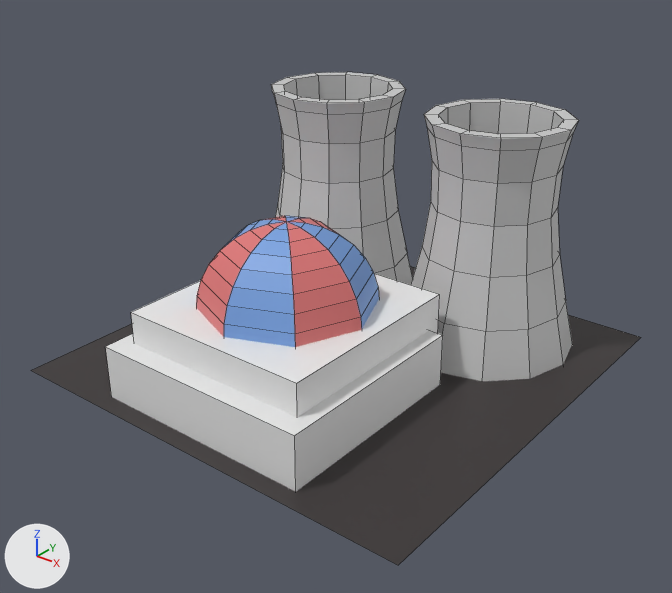
An edit to the Blender file BlendFiles/PowerPlant.blend, drawn before and after from the same camera.
Both versions are drawn from a 50 mm lens placed at (6.93, -8.88, 6.33), pointed at (0.2, -0.47, 1.11). Arrows for +X, +Y and +Z are at lower left; the lights stay in place. Mesh edges are drawn as thin lines.
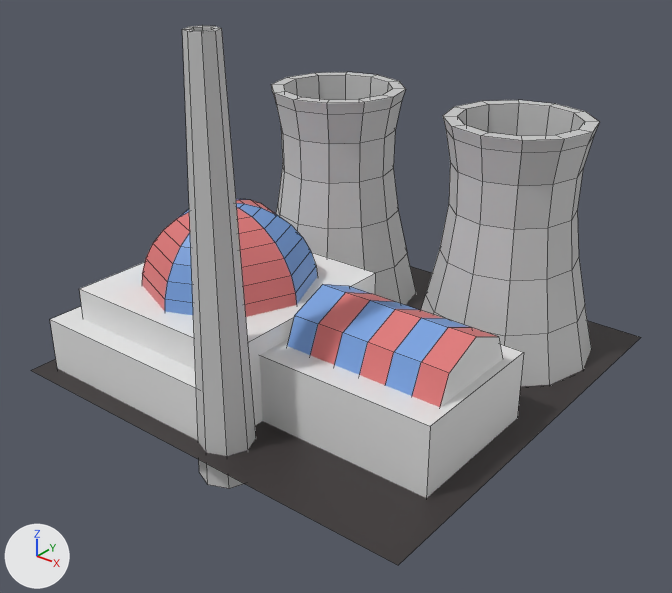
What the commit changed:
Material 'Material' (mat_material) is new.
Its base color is (0.8, 0.8, 0.8) (white #e7e7e7).
Its roughness is 0.4.
Mesh me_cube_003 is new.
It has 64 vertices, 56 faces and spans x -1.0..1.53, y -1.0..1.0, z -2.17..1.0.
Faces by material slot: [32, 12, 12].
It uses material mat_material (white #e7e7e7).
It uses material mat_material_001 (pink #e07878).
It uses material mat_material_002 (blue #78a2e0).
Mesh me_cylinder_003 is new.
It has 32 vertices, 26 faces and spans x -1.0..1.0, y -1.0..1.0, z -1.0..10.86.
It uses material mat_material_005 (light grey #cdcdcd).
Object 'Cube' (ob_cube) moves from (-0.08, -0.89, -0.08) to (-1.1, -0.88, -0.07).
Object 'Cylinder' (ob_cylinder) moves from (1.24, 1.6, 1.79) to (1.5, 1.63, 1.8).
Object 'Cube.001' (ob_cube_001) moves from (-0.08, -1.09, 0.34) to (-1.33, -1.08, 0.35).
Object 'Cube.001' (ob_cube_001) is rescaled from (1.55, -1.66, 0.391) to (1.44, -1.66, 0.391).
Object 'Cube.002' (ob_cube_002) is new; it shows me_cube_003.
Its location is (1.01, -0.96, 0.43).
Its scale is (1.06, 1.0, -0.49).
Object 'Cylinder.002' (ob_cylinder_002) is new; it shows me_cylinder_003.
Its location is (0.18, -2.51, -0.01).
Its scale is (0.354, 0.354, 0.437).

Where the change shows, as pixel boxes (x1, y1, x2, y2) in the pictures (672 x 593 px):
'Cube', moved
    before: (131, 216, 440, 417)
    after: (79, 198, 376, 425)
'Cylinder', moved
    before: (411, 99, 579, 381)
    after: (421, 100, 599, 386)
'Cube.002', added
    after: (260, 284, 524, 498)
    faces in mat_material (white #e7e7e7): (260, 337, 524, 498)
    faces in mat_material_001 (pink #e07878): (311, 292, 499, 407)
    faces in mat_material_002 (blue #78a2e0): (288, 284, 469, 396)
'Cube.001', moved, rescaled
    before: (105, 330, 443, 492)
    after: (50, 306, 198, 440)
'Cylinder.002', added
    after: (182, 25, 256, 488)
